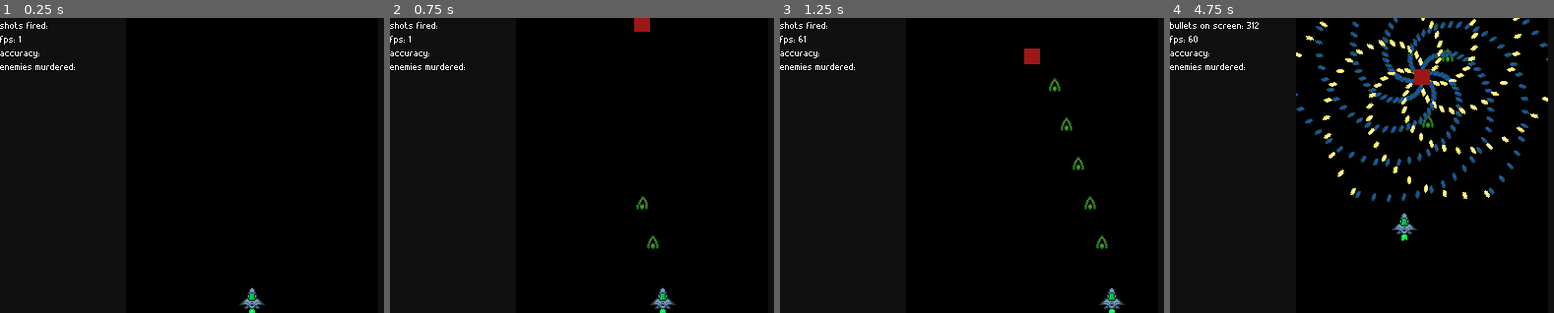
Above: before the commit, frames 1-4 (left to right).
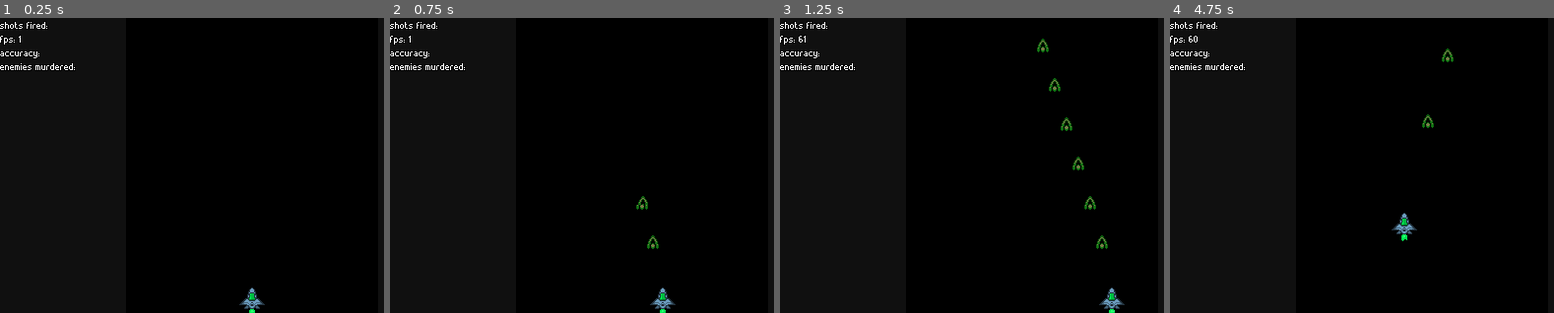
Above: after the commit, the same moments.

Repository: rockrick1/MAC0499-TCC
Game: Godot game, scene res://stages/test_stage.tscn
The game is run twice, just before and just after one commit, with the same random seed, the same clock (stepped at 60 frames per second) and the same inputs.
Inputs (mouse positions are in pixels of both pictures, inside the frame that each line leads up to):
- Up to frame 1 (0.25 s): no input
- Up to frame 2 (0.75 s): tap Enter at 0.5 s; move the mouse to (754, 150) at 0.52 s; press the mouse at (754, 150) at 0.53 s; hold Right (ui_right) from 0.53 s (still down)
- Up to frame 3 (1.25 s): keep holding Right (ui_right); tap Space (ui_select) at 0.77, 0.8, 1.07 s
- Up to frame 4 (4.75 s): move the mouse to (1319, 180) at 1.27 s; release Right (ui_right) at 1.28 s; release the mouse at (1319, 180) at 1.28 s; hold Down (ui_down) 1.28-2.03 s; tap Space (ui_select) at 1.35, 1.52, 1.82, 2.3, 3.02, 3.32, 4.52 s; click (1319, 180) at 1.55 s; move the mouse to (1473, 100) at 2.02 s; press the mouse at (1473, 100) at 2.03 s; hold Right (ui_right) 2.03-2.78 s; move the mouse to (1396, 224) at 2.77 s; release the mouse at (1396, 224) at 2.78 s; hold Up (ui_up) 2.78-3.53 s; click (1396, 224) at 2.85 s; move the mouse to (outside the picture) at 3.52 s; hold Space (ui_select) 3.53-4.28 s; hold Left (ui_left) from 3.53 s (still down); move the mouse to (1269, 121) at 4.27 s; click (1269, 121) at 4.35 s

Frame 1 is identical in both runs. In frame 2, 0.2% of the frame differs, in the area x 63-68%, y 0-5%; in frame 3, 0.3%; in frame 4, 5.8%, in the area x 0-99%, y 0-63%.

Commit message:
waves system complete, needs testing

Diff:
--- a/shooter 2/characters/bullet_generator.gd
+++ b/shooter 2/characters/bullet_generator.gd
@@ -91,9 +91,6 @@
 		params.bullet_color.b,
 		params.bullet_color.a
 	)
-
-	print("FIRE RATE: ", float(1/float(fire_rate)))
-	print("FIRE RATE: ", float(fire_rate))
 	$FireRate.wait_time = 1/float(fire_rate)
 
 
@@ -141,7 +138,7 @@
 #	if current_rotation > 360 or current_rotation :
 #		current_rotation -= 360
 	if shooting and can_shoot:
-		print(get_name(), ': ', spin_speed, ' ', base_spin_speed)
+#		print(get_name(), ': ', spin_speed, ' ', base_spin_speed)
 		can_shoot = false
 		$FireRate.start()
 
--- a/shooter 2/characters/enemy.gd
+++ b/shooter 2/characters/enemy.gd
@@ -9,8 +9,9 @@
 export (float) var amount_to_move
 export (float) var move_period
 
-export (String) var generator_scripts
+export (Array) var generator_scripts
 
+const base_generator = preload("res://characters/bullet_generator.tscn")
 const enemy = true
 
 var character
@@ -24,23 +25,30 @@
 	stage = get_parent().get_parent()
 	character = stage.get_node("Character")
 	print(get_global_position())
-	position = Vector2(256,-15)
+	start()
 
-	var params = DBManager.get_vars("generators/spinning6")
 
-	$Generators/BulletGenerator.set_params(params)
-	params.base_spin_speed = -80
-	params.fire_rate = 12
-	$Generators/BulletGenerator2.set_params(params)
-	$Generators/BulletGenerator2.modulate_bullets(Color(.1,.35,1,1))
+func start():
+
+	set_generators(generator_scripts)
 
 	if $StartMove:
 		$StartMove.interpolate_property(self, "position",
-		get_global_position(),
-		get_global_position() + Vector2(0,amount_to_move),
+		get_position(),
+		get_position() + Vector2(0,amount_to_move),
 		2,
 		Tween.TRANS_QUAD, Tween.EASE_IN_OUT)
 		$StartMove.start()
+
+
+func set_generators(generators):
+	if generators:
+		for generator in generators:
+			var g = base_generator.instance()
+			var params = DBManager.get_bullet_gen(generator)
+			g.set_params(params)
+			$Generators.add_child(g)
+
 
 # Called when the enemy takes damage
 func take_damage(dmg):
@@ -84,4 +92,5 @@
 
 func _on_StartMove_tween_all_completed():
 	for generator in $Generators.get_children():
+#		return
 		generator.start()
--- a/shooter 2/characters/test_enemy.tscn
+++ b/shooter 2/characters/test_enemy.tscn
@@ -1,32 +1,15 @@
-[gd_scene load_steps=7 format=2]
+[gd_scene load_steps=5 format=2]
 
-[ext_resource path="res://characters/bullet_generator.tscn" type="PackedScene" id=1]
 [ext_resource path="res://characters/enemy.gd" type="Script" id=4]
 
 [sub_resource type="RectangleShape2D" id=1]
 extents = Vector2( 8, 8 )
 
 [sub_resource type="Animation" id=2]
-resource_name = "StartMove"
-length = 2.0
-tracks/0/type = "value"
-tracks/0/path = NodePath(".:position")
-tracks/0/interp = 1
-tracks/0/loop_wrap = true
-tracks/0/imported = false
-tracks/0/enabled = true
-tracks/0/keys = {
-"times": PoolRealArray( 0, 2 ),
-"transitions": PoolRealArray( 0.297302, 0.196146 ),
-"update": 0,
-"values": [ Vector2( 0, 0 ), Vector2( 0, 50 ) ]
-}
-
-[sub_resource type="Animation" id=3]
 length = 0.1
 step = 0.05
 
-[sub_resource type="ParticlesMaterial" id=4]
+[sub_resource type="ParticlesMaterial" id=3]
 emission_shape = 2
 emission_box_extents = Vector3( 5, 3, 0 )
 flag_disable_z = true
@@ -50,7 +33,6 @@
 TYPE = "Melee"
 amount_to_move = 75.0
 move_period = 2.0
-generator_scripts = "spinning6"
 
 [node name="CanvasModulate" type="CanvasModulate" parent="."]
 modulate = Color( 1, 84.89, 1, 1 )
@@ -70,9 +52,7 @@
 shape = SubResource( 1 )
 
 [node name="AnimationPlayer" type="AnimationPlayer" parent="."]
-autoplay = "StartMove"
-anims/StartMove = SubResource( 2 )
-"anims/take damage" = SubResource( 3 )
+"anims/take damage" = SubResource( 2 )
 
 [node name="Particles2D" type="Particles2D" parent="."]
 visible = false
@@ -80,14 +60,9 @@
 amount = 5
 one_shot = true
 explosiveness = 0.8
-process_material = SubResource( 4 )
+process_material = SubResource( 3 )
 
 [node name="Generators" type="Node2D" parent="."]
 
-[node name="BulletGenerator" parent="Generators" instance=ExtResource( 1 )]
-
-[node name="BulletGenerator2" parent="Generators" instance=ExtResource( 1 )]
-DEBUG = true
-
 [node name="StartMove" type="Tween" parent="."]
 [connection signal="tween_all_completed" from="StartMove" to="." method="_on_StartMove_tween_all_completed"]
--- /dev/null
+++ b/shooter 2/db/generators/spinning-6.json
@@ -0,0 +1,15 @@
+{
+	"life" : -1,
+	"bullets_per_array" : 6,
+	"individual_array_spread" : 360,
+	"total_bullet_arrays" : 1,
+	"total_array_spread" : 120,
+	"base_spin_speed" : -60,
+	"spin_speed_period" : 0,
+	"spin_variation" : 0,
+	"fire_rate" : 7,
+	"fire_interval" : 0,
+	"bullet_speed" : 1,
+	"bullet_life" : 5,
+	"bullet_color" : {"r":1, "g":0.1, "b":0.2, "a":1},
+}
--- a/shooter 2/db/stages/1.json
+++ b/shooter 2/db/stages/1.json
@@ -4,45 +4,54 @@
     [
         {
             "delay" : 0,
+            "enemy_spawn_delay" : 0.5,
             "enemies" :
             [
                 {
                     "name" : "test_enemy",
-                    "generator" : "spinning6",
+                    "generators" : ["spinning6", "spinning-6"],
+                    "pos_override" : "center",
+                },
+
+                {
+                    "name" : "test_enemy",
+                    "generators" : ["spinning6", ],
                     "pos_override" : "left",
                 },
 
                 {
                     "name" : "test_enemy",
-                    "generator" : "spinning6",
+                    "generators" : ["spinning6", ],
                     "pos_override" : "right",
                 },
             ],
         },
 
         {
-            "delay" : 3,
+            "enemy_spawn_delay" : 3,
         },
 
         {
             "delay" : 2,
+            "enemy_spawn_delay" : 1,
             "enemies" :
             [
                 {
                     "name" : "test_enemy",
-                    "generator" : "spinning6",
+                    "generators" : ["spinning6", "spinning-6"],
                     "pos_override" : "left",
                 },
 
                 {
                     "name" : "test_enemy",
-                    "generator" : "spinning6",
+                    "generators" : ["spinning6", "spinning-6"],
                     "pos_override" : "right",
                 },
 
                 {
                     "name" : "test_enemy",
-                    "generator" : "spinning6",
+                    "generators" : ["spinning6", "spinning-6"],
+                    "pos_override" : null,
                 },
             ],
         },
--- a/shooter 2/scripts/db_manager.gd
+++ b/shooter 2/scripts/db_manager.gd
@@ -4,15 +4,15 @@
 func get_vars(filename):
 	var params = {}
 	var file = File.new()
-	file.open("res://db/"+filename+".json", file.READ)
+	file.open("res://db/"+filename, file.READ)
 	var text = file.get_as_text()
 	params = parse_json(text)
 	file.close()
 	return params
 
 func get_bullet_gen(name):
-	return get_vars('generators/'+name)
+	return get_vars('generators/'+name+".json")
 
 
 func get_stage(name):
-	return get_vars('stages/'+name)
+	return get_vars('stages/'+name+".json")
--- a/shooter 2/stages/enemy_generator.gd
+++ b/shooter 2/stages/enemy_generator.gd
@@ -8,39 +8,70 @@
 var repeat
 var waves = []
 
-var current_wave_num = -1
+var wrs = []
+
+var cur_wave_n = -1
 var current_wave
+
+var cur_enemy_n = -1
+
+var spawn_complete = false
 
 const enemy_scenes = {
 	"test_enemy" : preload("res://characters/test_enemy.tscn"),
 }
 
 func _ready():
-	stage = MainNodes.get_stage()
+	stage = get_parent()
 	parse_vars(DBManager.get_stage(stagename))
+
+
+func convert_pos(pos):
+	match pos:
+		"right":
+			return Vector2(80, -5)
+		"left":
+			return Vector2(-80, -5)
+		"center", _:
+			return Vector2(0, 0)
 
 
 func parse_vars(params):
 	repeat = params.repeat
 	waves = params.waves
-	start_next_wave()
 
 
 func start_next_wave():
-	current_wave_num += 1
-	current_wave = waves[current_wave_num]
-	$WaveTimer.wait_time = current_wave.delay
-	for enemy in current_wave.enemies:
-		print(enemy)
-		print(enemy.name)
-		print(enemy.pos_override)
-#		spawn_enemy(enemy_name)
-	$WaveTimer.start()
+	spawn_complete = false
+	if (repeat and cur_wave_n == len(waves) - 1):
+		cur_wave_n = 0
+	else:
+		cur_wave_n += 1
+
+	current_wave = waves[cur_wave_n]
+	$EnemySpawnTimer.wait_time = waves[cur_wave_n].enemy_spawn_delay
+	$EnemySpawnTimer.start()
 
 
-func spawn_enemy(name):
-	var enemy_instance = enemy_scenes[name].instance()
-	stage.get_node("Enemies").add_child(enemy_instance)
+func spawn_next_enemy():
+	if current_wave.has("enemies") and cur_enemy_n < len(current_wave.enemies) - 1:
+		cur_enemy_n += 1
+	else: # No more enemies to spawn
+		cur_enemy_n = -1
+		spawn_complete = true
+		return
+
+	var enemy = current_wave.enemies[cur_enemy_n]
+	if enemy_scenes[enemy.name]:
+		var enemy_instance = enemy_scenes[enemy.name].instance()
+
+		# Set enemy variables
+		enemy_instance.position += convert_pos(enemy.pos_override)
+		enemy_instance.generator_scripts = enemy.generators
+
+		wrs.append(weakref(enemy_instance))
+
+		stage.get_node("Enemies").add_child(enemy_instance)
 
 
 func _on_WaveTimer_timeout():
@@ -48,4 +79,16 @@
 
 
 func _process(delta):
-	pass
+	if spawn_complete:
+		for wr in wrs:
+			if wr.get_ref():
+				return
+		wrs = []
+		print("morreu tudo!")
+		start_next_wave()
+
+
+func _on_EnemySpawnTimer_timeout():
+	if not spawn_complete:
+		spawn_next_enemy()
+		$EnemySpawnTimer.start()
--- a/shooter 2/stages/enemy_generator.tscn
+++ b/shooter 2/stages/enemy_generator.tscn
@@ -5,7 +5,8 @@
 [node name="Generator" type="Node2D"]
 script = ExtResource( 1 )
 
-[node name="SpawnTimer" type="Timer" parent="."]
+[node name="EnemySpawnTimer" type="Timer" parent="."]
 
 [node name="WaveTimer" type="Timer" parent="."]
+[connection signal="timeout" from="EnemySpawnTimer" to="." method="_on_EnemySpawnTimer_timeout"]
 [connection signal="timeout" from="WaveTimer" to="." method="_on_WaveTimer_timeout"]
--- a/shooter 2/stages/test_stage.gd
+++ b/shooter 2/stages/test_stage.gd
@@ -20,6 +20,7 @@
 # Called every frame. 'delta' is the elapsed time since the previous frame.
 func _process(delta):
 	if Input.is_action_just_pressed("ui_select"):
+		$EnemyGenerator.start_next_wave()
 		return
 #		var params = DBManager.get_vars("generators/spinning6")
 #		print(params.fire_rate)
--- a/shooter 2/stages/test_stage.tscn
+++ b/shooter 2/stages/test_stage.tscn
@@ -1,7 +1,6 @@
-[gd_scene load_steps=7 format=2]
+[gd_scene load_steps=6 format=2]
 
 [ext_resource path="res://characters/character.tscn" type="PackedScene" id=1]
-[ext_resource path="res://characters/test_enemy.tscn" type="PackedScene" id=2]
 [ext_resource path="res://stages/test_stage.gd" type="Script" id=3]
 [ext_resource path="res://gui/stats_displayer.tscn" type="PackedScene" id=4]
 [ext_resource path="res://stages/enemy_generator.tscn" type="PackedScene" id=5]
@@ -88,6 +87,4 @@
 stagename = "1"
 
 [node name="Enemies" type="Node2D" parent="."]
-
-[node name="Enemy1" parent="Enemies" instance=ExtResource( 2 )]
-position = Vector2( 256, 64 )
+position = Vector2( 256, -15 )
Not shown, added: shooter 2/debug.log
